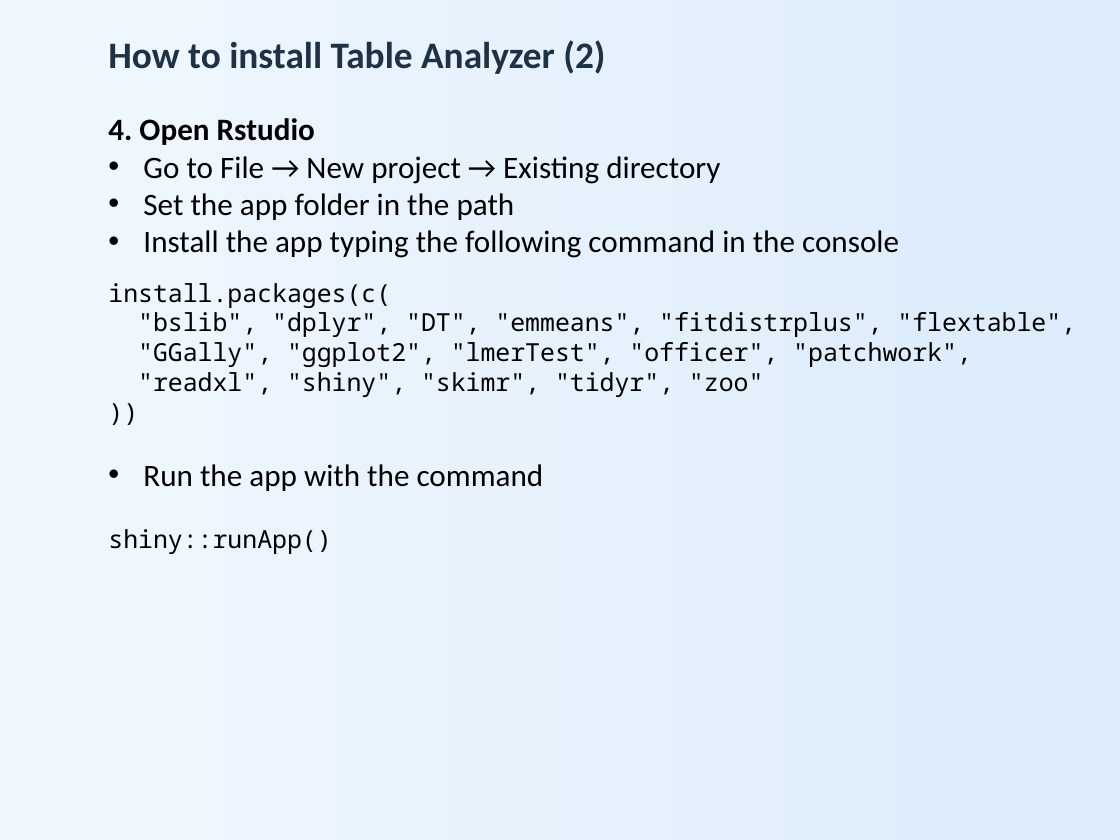
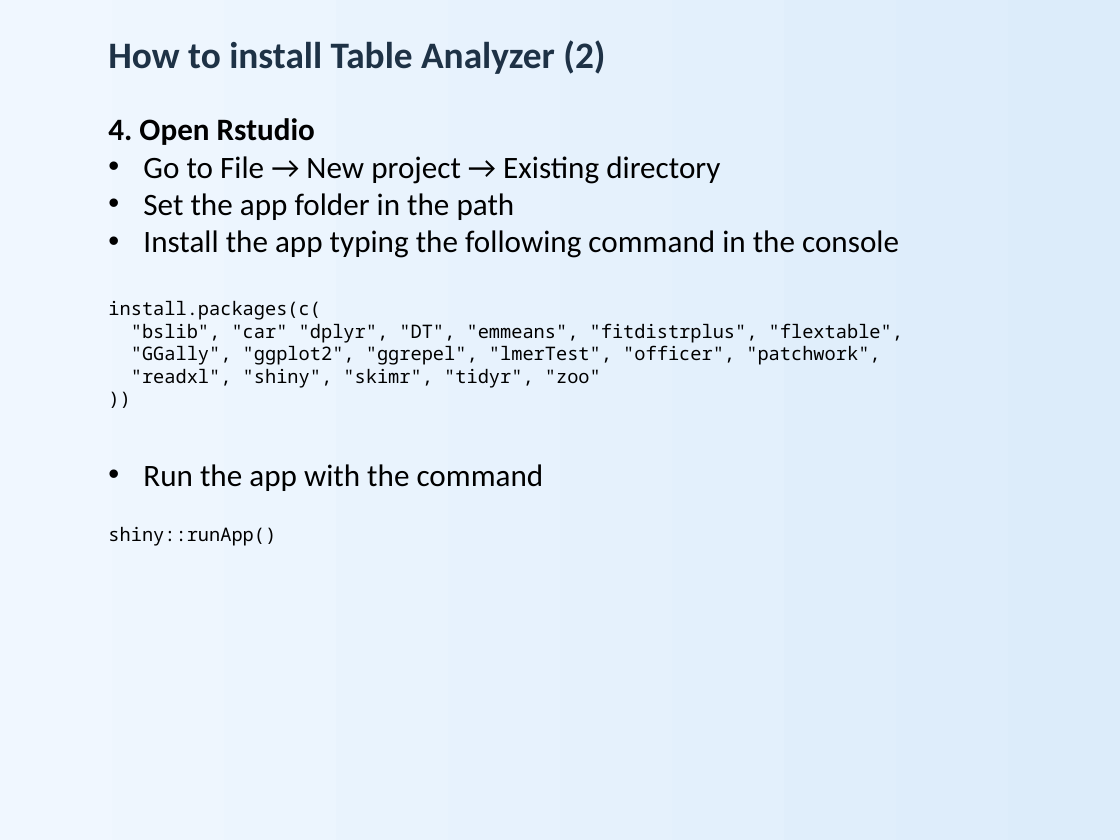
Before and after one commit to nicola-palmieri/TableAnalyzer, a slide deck: slide 5 of presentations/Table_Analyzer_Overview.pptx. Drawn at 1120x840 pixels with LibreOffice and Linux fonts; fonts in the diff are those of the drawing. Boxes give left, top, right and bottom in pixels: in the first picture for what was removed or moved away, otherwise in the second. Text is boxed around its words. In the diff, an @@ line names an element or a change of style, - is before the commit and + after.

```diff
--- a/presentations/Table_Analyzer_Overview.pptx
+++ b/presentations/Table_Analyzer_Overview.pptx
@@ text "install.packages(c(": place and size @@
-text "install.packages(c(" at bbox=[108, 283, 1076, 397]
+text "install.packages(c(" at bbox=[108, 300, 903, 388]
@@ text at bbox=[108, 300, 601, 388]: size 16 to 12 pt in "install.packages(c(", ""readxl", "shiny", "skimr", "tidyr", "zoo"", "))" @@
@@ text at bbox=[131, 323, 903, 365]: text changed; size 16 to 12 pt @@
-"bslib", "dplyr", "DT", "emmeans", "fitdistrplus", "flextable",
-"GGally", "ggplot2", "lmerTest", "officer", "patchwork",
+"bslib", "car" "dplyr", "DT", "emmeans", "fitdistrplus", "flextable",
+"GGally", "ggplot2", "ggrepel", "lmerTest", "officer", "patchwork",
@@ text "shiny::runApp()" at bbox=[108, 526, 276, 546]: size 16 to 12 pt @@
```
Also in this commit, not shown: 6 other files.
